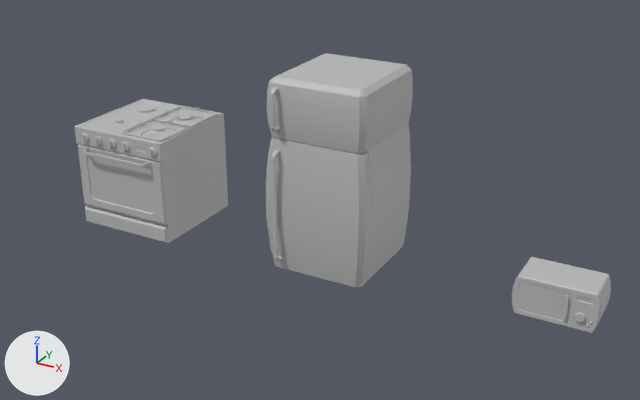
An edit to the FBX model Assets/04_Models/Cuisine/Gaziniaire_MicroOnde_Frigo.fbx, drawn before and after from the same camera.
Both versions are drawn from a 50 mm lens placed at (3.29, -6.29, 3.67), pointed at (0.03, -0.36, 0.71). Every picture has the same lights, and +X, +Y and +Z are marked at lower left. Where no turn or scale is listed for an object, it has been applied to the vertices.

In view in the first picture: 'Frigo', 'Gaziniaire', 'Grille', 'Micro_Onde', 'Micro_Onde_Porte', 'Porte_Gaziniaire', 'Vitre_Four'.
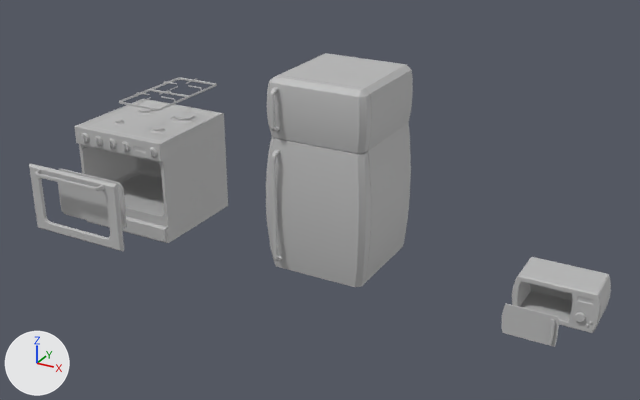
Where the change shows, as pixel boxes (x1, y1, x2, y2) in the pictures (640 x 400 px):
'Porte_Gaziniaire', moved
    before: (77, 143, 168, 225)
    after: (29, 163, 124, 251)
'Vitre_Four', moved
    before: (88, 156, 155, 213)
    after: (58, 169, 127, 229)
'Micro_Onde_Porte', moved
    before: (517, 282, 572, 322)
    after: (502, 303, 559, 347)
'Grille', moved
    before: (122, 106, 218, 142)
    after: (119, 78, 217, 111)

The edits, one by one:
Object 'Micro_Onde_Porte' (ob_micro_onde_porte) moves from (1.704, -0.174, 0.173) to (1.704, -0.569, 0.173).
Object 'Vitre_Four' (ob_vitre_four) moves from (-1.62, -0.509, 0.336) to (-1.62, -0.917, 0.336).
Object 'Grille' (ob_grille) moves from (-2.0, 0.0, 0.974) to (-2.0, 0.0, 1.264).
Object 'Porte_Gaziniaire' (ob_porte_gaziniaire) moves from (-2.0, -0.483, 0.188) to (-2.0, -1.093, 0.188).
